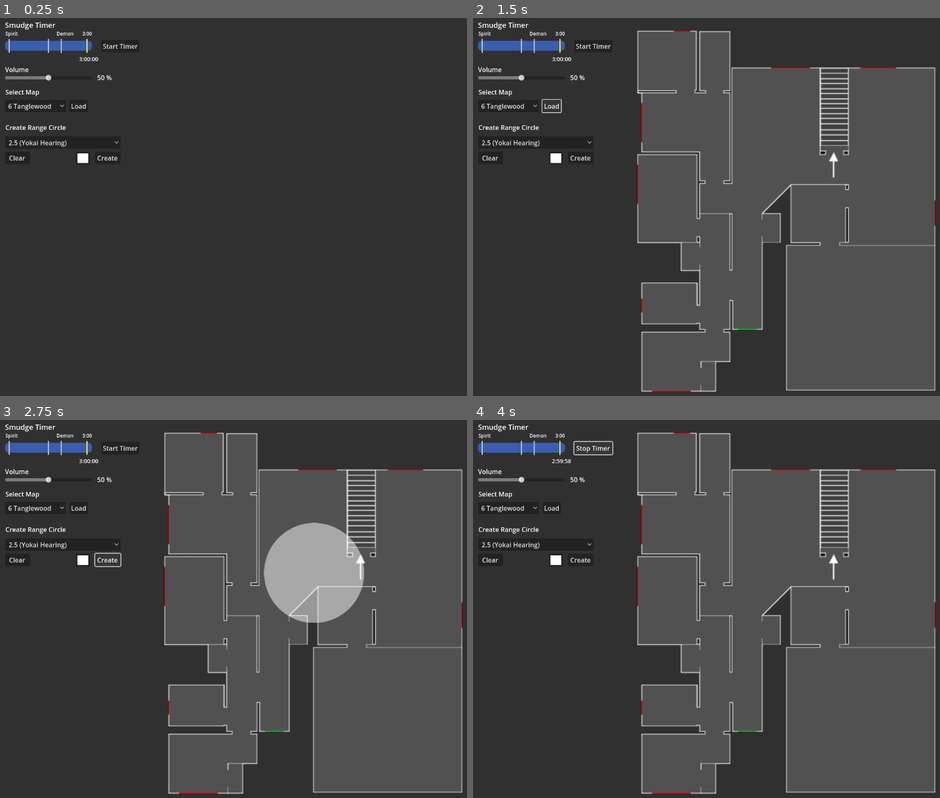
Above: before the commit, frames 1-4 (two rows, left to right).
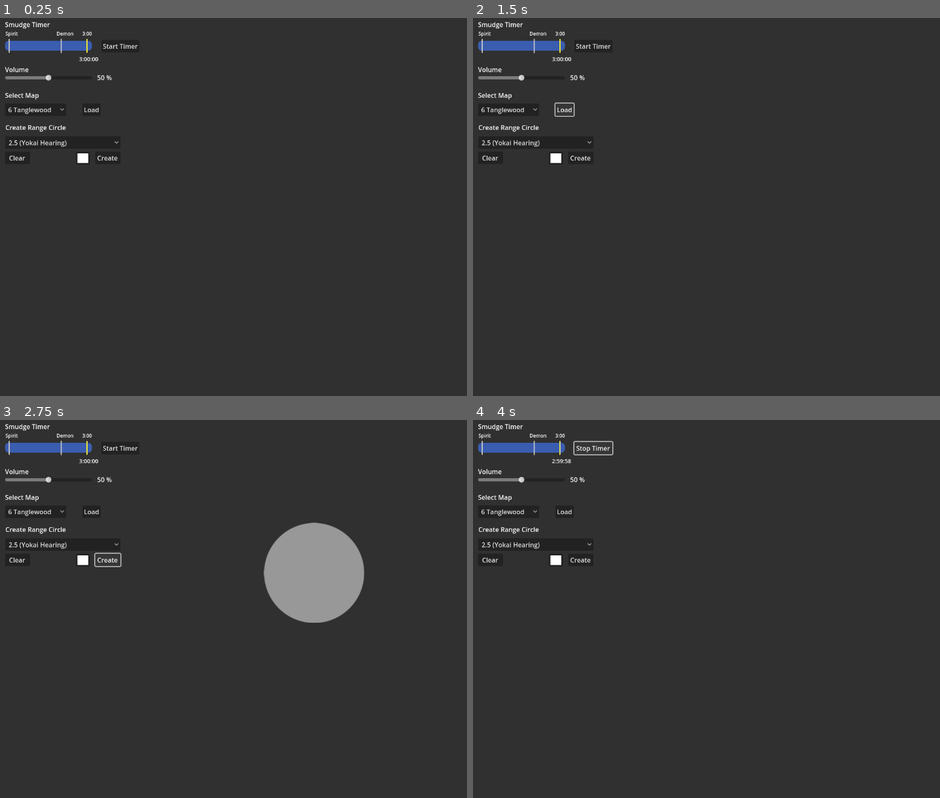
Above: after the commit, the same moments.

Repository: Mayfieldtechnologies/Phasmophobia_Utility
Game: Godot game, scene res://Scenes/UI_Scenes/main.tscn
Two runs of this game, one before a commit and one after it. Both use one fixed random seed, a clock stepped at 60 frames per second and the inputs below.
Inputs:
- Up to frame 1 (0.25 s): no input
- Up to frame 2 (1.5 s): click "6 Tanglewood" at 0.5 s; click "Load" at 1.25 s
- Up to frame 3 (2.75 s): click "Create" at 2 s
- Up to frame 4 (4 s): click "Clear" at 2.75 s; click "Start Timer" at 3.5 s

The runs differ from the first frame. In frame 1, 0.4% of the frame differs, in the area x 1-22%, y 1-26%; in frame 2, 51%, in the area x 1-100%, y 1-99%; in frame 3, 47%; in frame 4, 51%.

Commit message:
Broken - new map select

Diff:
--- /dev/null
+++ b/Scenes/UI_Scenes/MapSelect.gd
@@ -0,0 +1,27 @@
+extends Control
+
+signal loadMap(selectedMap)
+
+@export var selected_map_value = ""
+@export var zIndex = 1
+@onready var MapDropdown = $MapDropdownButton
+#@onready var CurrMap = get_node("/root/Main/Current/Map")
+#@onready var locMapSpawn = get_node("/root/Main/locMapSpawn/locMapSpawnPointRight")
+
+func _on_pressed():
+	var selected_map_index = MapDropdown.selected
+	selected_map_value = MapDropdown.get_item_text(selected_map_index)
+
+	LoadMap()
+
+func LoadMap():
+	var sceneMap = load("res://Scenes/Map_Scenes/" + selected_map_value.replace(" ","") +".tscn")
+	var instMap = sceneMap.instantiate()
+
+	#CurrMap.add_child(instMap)
+	#instMap.global_position = locMapSpawn.global_position
+	#instMap.z_index = zIndex
+
+
+func _on_map_load_pressed():
+	emit_signal("loadMap",selected_map_value)
--- a/Scenes/UI_Scenes/Timer.tscn
+++ b/Scenes/UI_Scenes/Timer.tscn
@@ -7,8 +7,9 @@
 [ext_resource type="Texture2D" uid="uid://bw7pr5640layh" path="res://Scenes/UI_Scenes/Sprites/TimePlaceholder.png" id="3_rfde4"]
 [ext_resource type="AudioStream" uid="uid://btg5q4fagb7so" path="res://Sounds/Timer/demon_timer_ending_in.mp3" id="6_clblo"]
 
+[sub_resource type="LabelSettings" id="LabelSettings_slo2p"]
+
 [sub_resource type="LabelSettings" id="LabelSettings_2vvqo"]
-font_size = 18
 
 [node name="CountdownTimer" type="Control"]
 layout_mode = 3
@@ -58,11 +59,12 @@
 offset_right = 40.0
 offset_bottom = -1.0
 text = "Volume"
+label_settings = SubResource("LabelSettings_slo2p")
 
 [node name="SmudgeTimerHeader" type="Label" parent="."]
 layout_mode = 0
-offset_right = 126.0
-offset_bottom = 26.0
+offset_right = 112.0
+offset_bottom = 23.0
 text = "Smudge Timer"
 label_settings = SubResource("LabelSettings_2vvqo")
 
@@ -83,6 +85,7 @@
 texture = ExtResource("3_rfde4")
 
 [node name="StandardPlaceholder" type="Sprite2D" parent="."]
+visible = false
 z_index = 1
 position = Vector2(108.096, 64)
 scale = Vector2(0.325, 1)
--- a/Scenes/UI_Scenes/main.gd
+++ b/Scenes/UI_Scenes/main.gd
@@ -1,12 +1,24 @@
 extends Node2D
 
+@onready var MapSelect = $MapSelect
+
+var selected_map_value
+@export var zIndex = 1
+@onready var MapDropdown = $MapSelect/MapDropdownButton
+@onready var CurrMap = $Current/Map
+@onready var locMapSpawn = $locMapSpawn/locMapSpawnPointRight
 
 # Called when the node enters the scene tree for the first time.
 func _ready():
-	pass # Replace with function body.
+	MapSelect.loadMap.connect(LoadMap)
 
+func LoadMap():
+	var selected_map_index = MapDropdown.selected
+	selected_map_value = MapDropdown.get_item_text(selected_map_index)
 
-# Called every frame. 'delta' is the elapsed time since the previous frame.
-func _process(_delta):
-	#print(get_global_mouse_position())
-	pass
+	var sceneMap = load("res://Scenes/Map_Scenes/" + selected_map_value.replace(" ","") +".tscn")
+	var instMap = sceneMap.instantiate()
+
+	CurrMap.add_child(instMap)
+	instMap.global_position = locMapSpawn.global_position
+	instMap.z_index = zIndex
--- a/Scenes/UI_Scenes/main.tscn
+++ b/Scenes/UI_Scenes/main.tscn
@@ -1,44 +1,14 @@
 [gd_scene load_steps=7 format=3 uid="uid://bh65utdysrqpq"]
 
 [ext_resource type="Script" path="res://Scenes/UI_Scenes/main.gd" id="1_5h7tm"]
-[ext_resource type="Script" path="res://Scenes/UI_Scenes/MapLoad.gd" id="1_hxip5"]
 [ext_resource type="Script" path="res://_scripts/New_Range_Create.gd" id="3_0a2ed"]
 [ext_resource type="Texture2D" uid="uid://41r0wkxisndx" path="res://Scenes/UI_Scenes/Sprites/White.png" id="3_7uetf"]
 [ext_resource type="Script" path="res://Scenes/UI_Scenes/RangeClear.gd" id="3_ccbbd"]
+[ext_resource type="PackedScene" uid="uid://cgbg6vhvf2jsv" path="res://Scenes/UI_Scenes/map_select.tscn" id="4_o4kg8"]
 [ext_resource type="PackedScene" uid="uid://u656in1y4mvu" path="res://Scenes/UI_Scenes/Timer.tscn" id="6_3hylg"]
 
 [node name="Main" type="Node2D"]
 script = ExtResource("1_5h7tm")
-
-[node name="MapSelect" type="Node" parent="."]
-
-[node name="MapDropdownButton" type="OptionButton" parent="MapSelect"]
-offset_left = 32.0
-offset_top = 223.0
-offset_right = 184.0
-offset_bottom = 254.0
-item_count = 1
-selected = 0
-popup/item_0/text = "6 Tanglewood"
-popup/item_0/id = 0
-metadata/_edit_use_anchors_ = true
-
-[node name="MapLoad" type="Button" parent="MapSelect"]
-offset_left = 192.0
-offset_top = 223.0
-offset_right = 238.0
-offset_bottom = 254.0
-text = "Load"
-script = ExtResource("1_hxip5")
-metadata/_edit_use_anchors_ = true
-
-[node name="MapSelectHeader" type="RichTextLabel" parent="MapSelect"]
-offset_left = 33.0
-offset_top = 192.0
-offset_right = 127.0
-offset_bottom = 219.0
-text = "Select Map"
-metadata/_edit_use_anchors_ = true
 
 [node name="RangeSelect" type="Node" parent="."]
 
@@ -105,6 +75,13 @@
 script = ExtResource("3_ccbbd")
 metadata/_edit_use_anchors_ = true
 
+[node name="MapSelect" parent="." instance=ExtResource("4_o4kg8")]
+z_index = 1
+offset_left = 32.0
+offset_top = 200.0
+offset_right = 32.0
+offset_bottom = 200.0
+
 [node name="Current" type="Node" parent="."]
 
 [node name="RangeCircles" type="Node" parent="Current"]
@@ -133,7 +110,5 @@
 [node name="locMapSpawnPointRight" type="Sprite2D" parent="locMapSpawn"]
 position = Vector2(800, 500)
 
-[connection signal="item_selected" from="MapSelect/MapDropdownButton" to="MapSelect/MapDropdownButton" method="_on_item_selected"]
-[connection signal="pressed" from="MapSelect/MapLoad" to="MapSelect/MapLoad" method="_on_pressed"]
 [connection signal="pressed" from="RangeSelect/RangeCreate" to="RangeSelect/RangeCreate" method="_on_pressed"]
 [connection signal="pressed" from="RangeSelect/RangeClear" to="RangeSelect/RangeClear" method="_on_pressed"]
--- /dev/null
+++ b/Scenes/UI_Scenes/map_select.tscn
@@ -0,0 +1,40 @@
+[gd_scene load_steps=2 format=3 uid="uid://cgbg6vhvf2jsv"]
+
+[ext_resource type="Script" path="res://Scenes/UI_Scenes/MapSelect.gd" id="1_gucdw"]
+
+[node name="MapSelect" type="Control"]
+layout_mode = 3
+anchors_preset = 15
+anchor_right = 1.0
+anchor_bottom = 1.0
+grow_horizontal = 2
+grow_vertical = 2
+script = ExtResource("1_gucdw")
+
+[node name="MapSelectHeader" type="RichTextLabel" parent="."]
+offset_right = 94.0
+offset_bottom = 27.0
+text = "Select Map"
+metadata/_edit_use_anchors_ = true
+
+[node name="MapLoad" type="Button" parent="."]
+offset_left = 192.0
+offset_top = 32.0
+offset_right = 238.0
+offset_bottom = 63.0
+text = "Load"
+metadata/_edit_use_anchors_ = true
+
+[node name="MapDropdownButton" type="OptionButton" parent="."]
+offset_top = 32.0
+offset_right = 152.0
+offset_bottom = 63.0
+item_count = 1
+selected = 0
+popup/item_0/text = "6 Tanglewood"
+popup/item_0/id = 0
+metadata/_edit_use_anchors_ = true
+
+[connection signal="pressed" from="MapLoad" to="." method="_on_map_load_pressed"]
+[connection signal="pressed" from="MapLoad" to="MapLoad" method="_on_pressed"]
+[connection signal="item_selected" from="MapDropdownButton" to="MapDropdownButton" method="_on_item_selected"]
Not shown: 1 places in Scenes/UI_Scenes/Timer.tscn that only renumber resources
